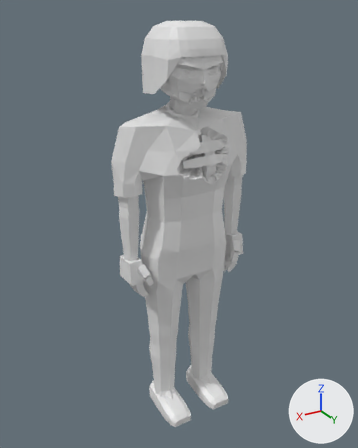
Renders of the glTF model assets/models/zombie_prisoner_f_b3.glb from each side of a commit.
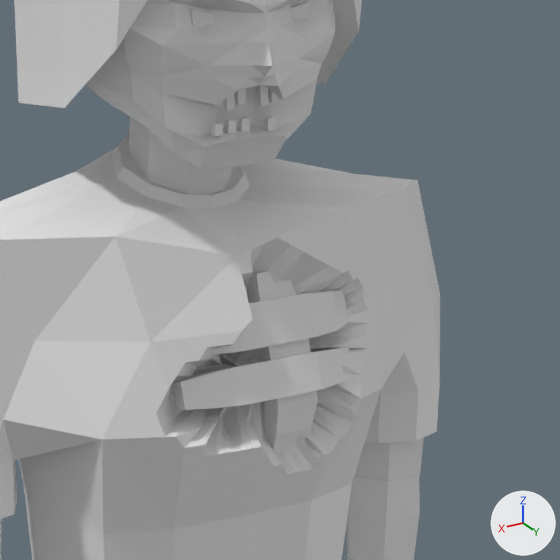
Old and new are each drawn whole from a 50 mm camera at (1.141, 1.858, 1.956) aimed at (0.014, -0.021, 1.017) and again close up on the part from 39% to 77% of the width and 15% to 46% of the height. The lights are fixed; the arrows at lower right show +X, +Y and +Z. The older version's two pictures come first. Vertices at exactly the same position are counted once.

Names of what the first close-up shows: 'zombie_prisoner_f_b3'.
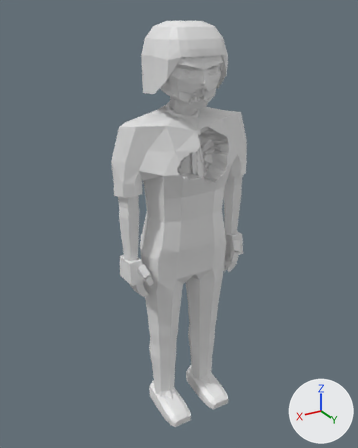
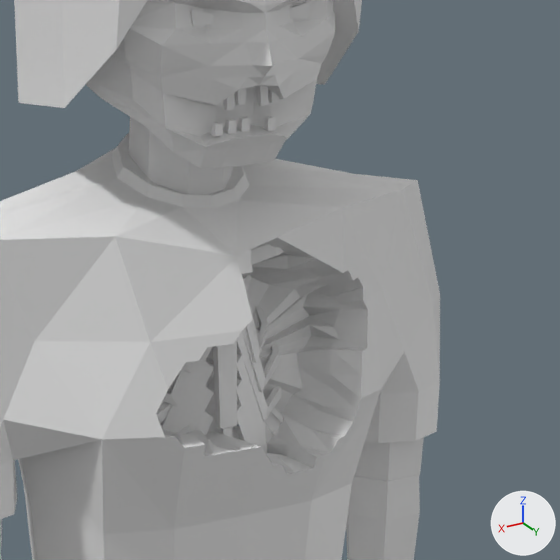
What changed in the scene script:
```text
Change me_zombie_prisoner_f_b3:
    used by ob_zombie_prisoner_f_b3; location = (0.0, 0.0, 0.0)
    remove me_zombie_prisoner_f_b3.from_pydata(...)  # 1847 vertices, 3518 faces; spans x -0.35..0.35, y -0.16..0.2, z 0.0..1.92
    add me_zombie_prisoner_f_b3.from_pydata(...)  # 2223 vertices, 4186 faces; spans x -0.35..0.35, y -0.16..0.2, z 0.0..1.92
    me_zombie_prisoner_f_b3 part 1: the loose piece of 8 vertices spanning x -0.02..0.02, y -0.04..-0.01, z 1.43..1.45 is copied, and the copy is scaled about its middle by (0.22, -0.176, -1.36), then moved by (0.0, 0.11, -0.16); it spans x -0.01..0.01, y 0.08..0.09, z 1.27..1.3
    me_zombie_prisoner_f_b3 part 2: a new loose piece of 28 vertices spanning x 0.01..0.13, y -0.09..0.08, z 1.29..1.4
    me_zombie_prisoner_f_b3 part 3: a new loose piece of 28 vertices spanning x 0.01..0.14, y -0.09..0.08, z 1.25..1.38
    me_zombie_prisoner_f_b3 part 4: a new loose piece of 28 vertices spanning x -0.15..-0.01, y -0.09..0.08, z 1.22..1.35
    me_zombie_prisoner_f_b3 part 5: a new loose piece of 28 vertices spanning x 0.01..0.15, y -0.09..0.08, z 1.18..1.32
    me_zombie_prisoner_f_b3 part 6: a new loose piece of 28 vertices spanning x -0.15..-0.01, y -0.09..0.08, z 1.18..1.32
    me_zombie_prisoner_f_b3 part 7: 215 vertices moved from x -0.16..0.08, y 0.03..0.14, z 1.27..1.46 to x -0.16..0.12, y -0.09..0.12, z 1.25..1.48; 156 vertices added at x -0.14..0.15, y -0.09..0.09, z 1.22..1.48
    other edits to the shape of me_zombie_prisoner_f_b3 do not show in these pictures
```

Location of each change, (x1, y1, x2, y2) in pixels of the close-ups (560 x 560 px; the box of a moved part takes in the faces that stretch with it):
part 1 of me_zombie_prisoner_f_b3, added (mostly hidden)
    after: (221, 426, 233, 437)
part 2 of me_zombie_prisoner_f_b3, added
    after: (160, 347, 212, 432)
part 3 of me_zombie_prisoner_f_b3, added
    after: (172, 361, 214, 433)
part 4 of me_zombie_prisoner_f_b3, added
    after: (237, 379, 267, 453)
part 5 of me_zombie_prisoner_f_b3, added (mostly hidden)
    after: (195, 411, 214, 436)
part 6 of me_zombie_prisoner_f_b3, added
    after: (235, 404, 256, 445)
part 7 of me_zombie_prisoner_f_b3, moved or reshaped
    both: (156, 237, 368, 474)
